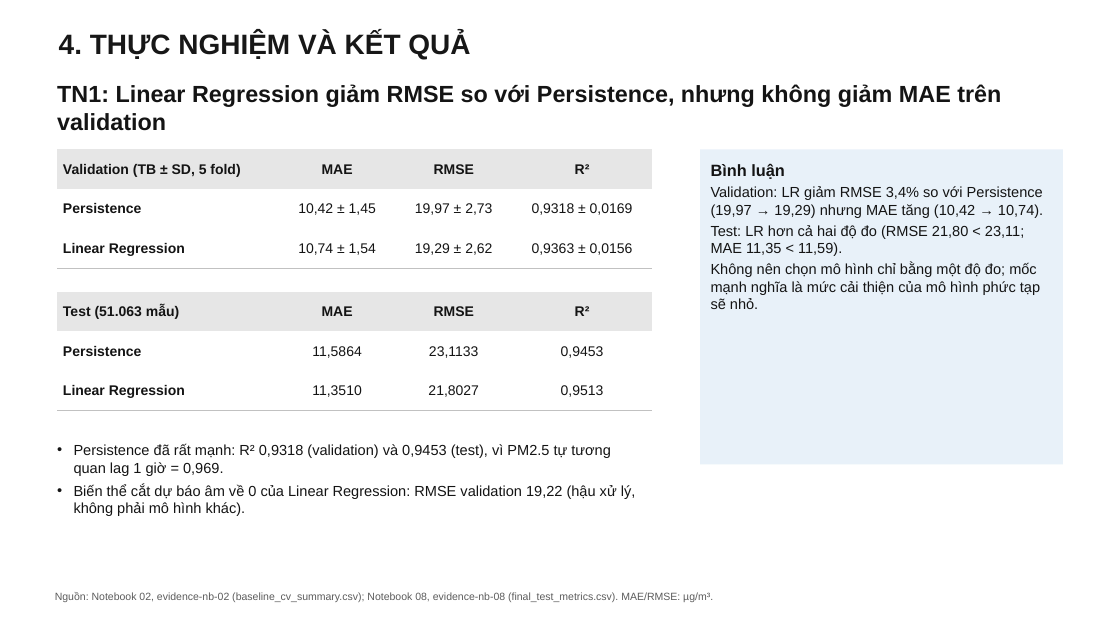
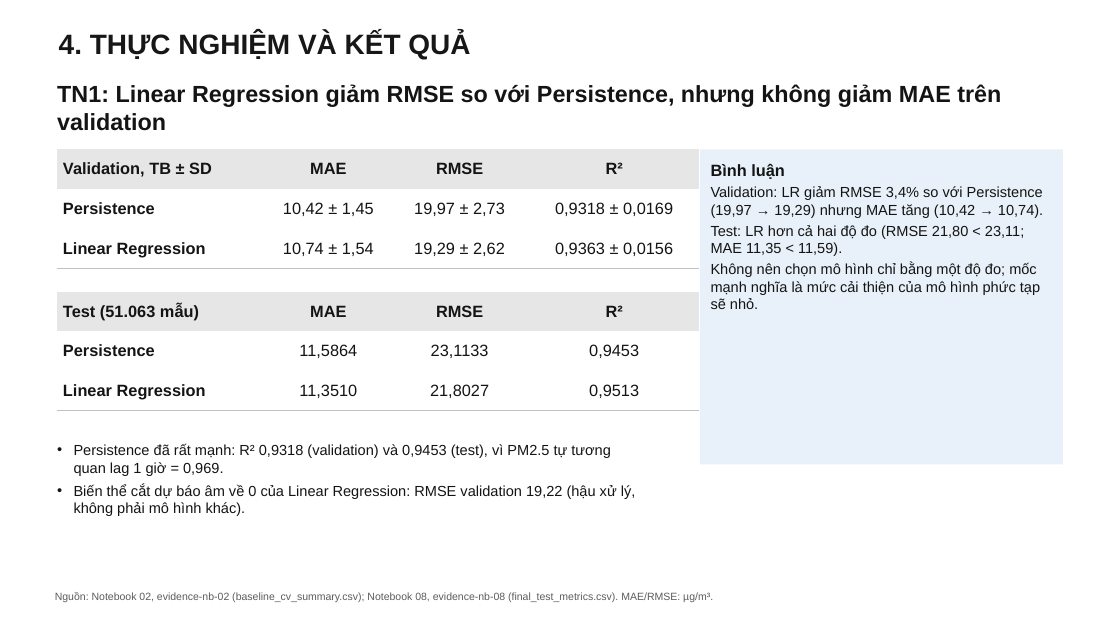
Before and after one commit to bjruly/sgu_finalproject_machinelearning_2026-2027, a slide deck: slide 15 of docs/Nhom10__Slide.pptx. Drawn at 1120x630 pixels with LibreOffice and Linux fonts; fonts in the diff are those of the drawing. Boxes give left, top, right and bottom in pixels: in the first picture for what was removed or moved away, otherwise in the second. Text is boxed around its words. In the diff, an @@ line names an element or a change of style, - is before the commit and + after.

Commit message:
Revise the slides: readable tables, softer overfitting claims, team shares
Bảng ở slide chính dùng chữ 14 pt (phụ lục 13-14 pt) sau khi rút gọn nội
dung; sửa lời bình overfitting và bootstrap theo rà soát; slide phân công
có tỷ lệ đóng góp; sửa tham chiếu Hình 9 và đơn vị R².

```diff
--- a/docs/Nhom10__Slide.pptx
+++ b/docs/Nhom10__Slide.pptx
@@ table at <box>57,150,699,269</box> @@
-row 1, column 1: Validation (TB ± SD, 5 fold)
+row 1, column 1: Validation, TB ± SD
@@ size 12 to 14 pt in "MAE", "RMSE", "R²", "Persistence" and 7 more places @@
@@ table: place and size @@
-table at <box>57,150,653,269</box>
+table at <box>57,150,699,269</box>
@@ table at <box>57,292,699,411</box> @@
@@ size 12 to 14 pt @@
@@ table: place and size @@
-table at <box>57,292,653,411</box>
+table at <box>57,292,699,411</box>
```
Also in this commit, not shown: 18 other slides changed.
